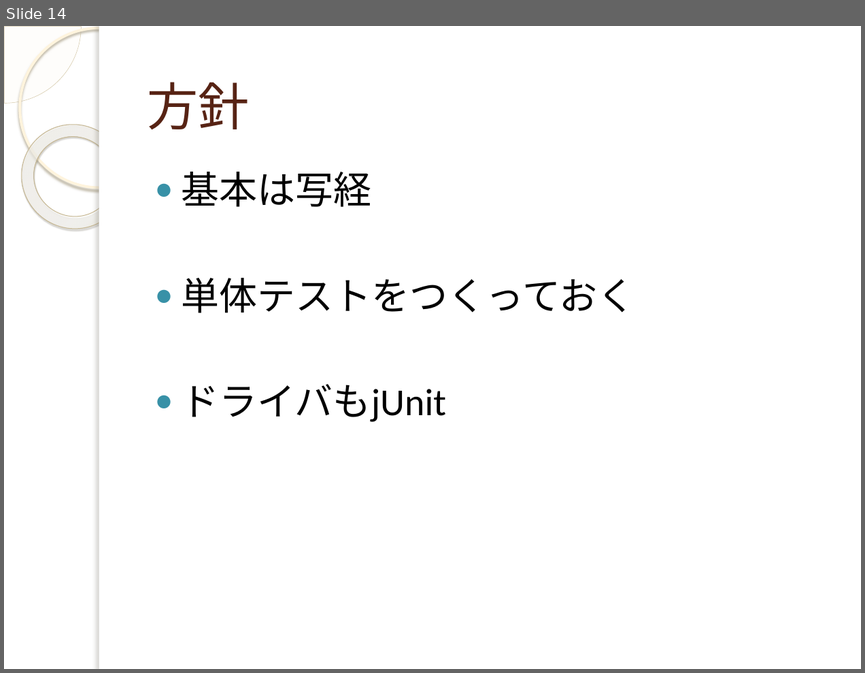
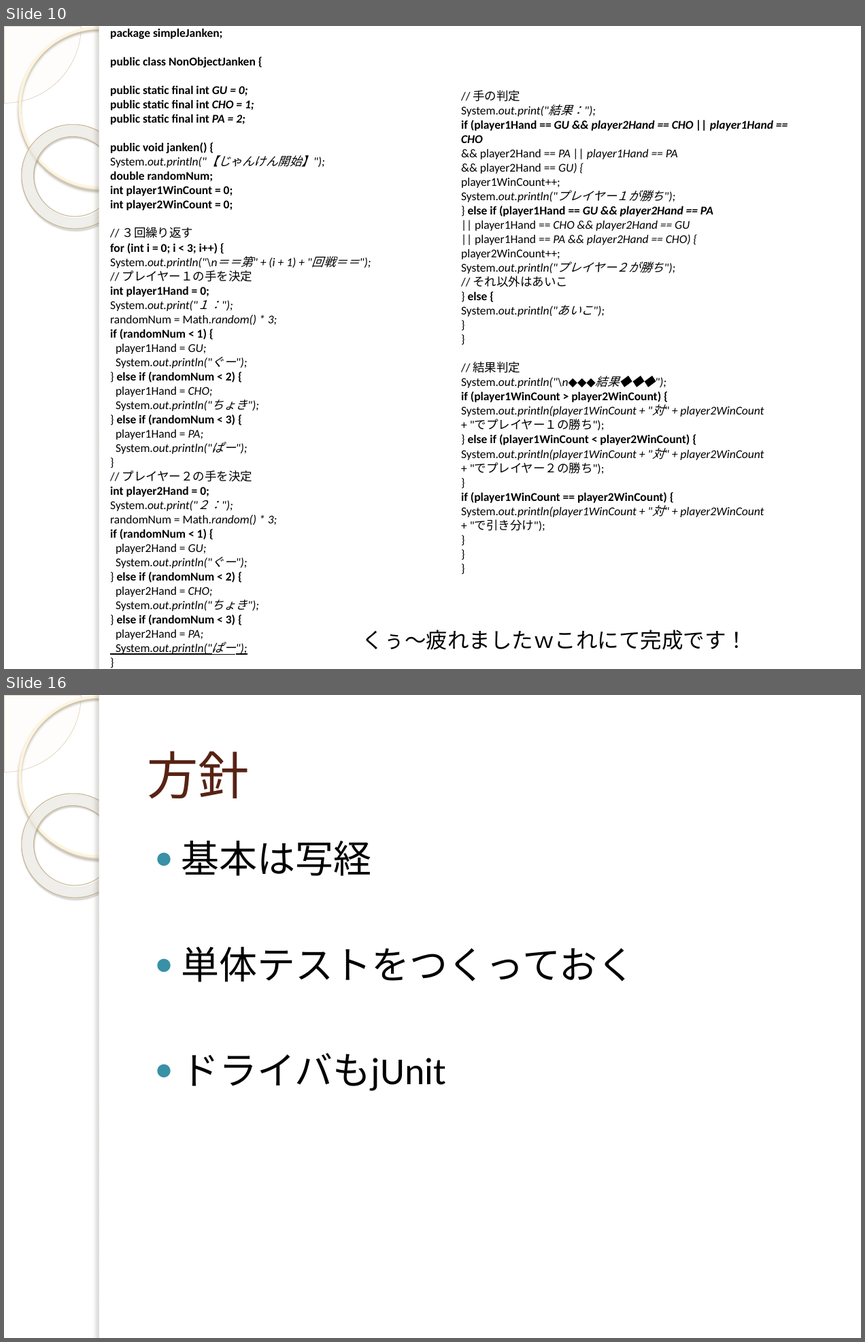
Before and after one commit to yuridonus/FEstudy, a slide deck: objectStudy.pptx. Shown one above the other, each under a label of ours: slide 14 before the commit, slides 10 and 16 after it; the slides between them are not shown. The pictures are 865x673 and 865x1342 pixels, drawn with LibreOffice and Linux fonts; fonts in the diff are those of the drawing; background and template pictures are left out. Boxes give left, top, right and bottom in pixels: in the first picture for what was removed or moved away, otherwise in the second. Text is boxed around its words. In the diff, an @@ line names an element or a change of style, - is before the commit and + after.

```diff
--- a/objectStudy.pptx
+++ b/objectStudy.pptx
@@ slide 10 added at (x1=4, y1=26, x2=861, y2=669), background picture (left out); not listed: 5 template elements that a slide beside it also shows @@
@@ text added at (x1=110, y1=28, x2=360, y2=654), 10 pt, text #000000 @@
+package simpleJanken;
+public class NonObjectJanken {
+public static final int GU = 0;
+public static final int CHO = 1;
+public static final int PA = 2;
+public void janken() {
+System.out.println("【じゃんけん開始】");
+double randomNum;
+int player1WinCount = 0;
+int player2WinCount = 0;
+// ３回繰り返す
+for (int i = 0; i < 3; i++) {
+System.out.println("\n＝＝第" + (i + 1) + "回戦＝＝");
+// プレイヤー１の手を決定
+int player1Hand = 0;
+System.out.print("１：");
+randomNum = Math.random() * 3;
+if (randomNum < 1) {
+player1Hand = GU;
+System.out.println("ぐー");
+} else if (randomNum < 2) {
+player1Hand = CHO;
+System.out.println("ちょき");
+} else if (randomNum < 3) {
+player1Hand = PA;
+System.out.println("ぱー");
+}
+// プレイヤー２の手を決定
+int player2Hand = 0;
+System.out.print("２：");
+randomNum = Math.random() * 3;
+if (randomNum < 1) {
+player2Hand = GU;
+System.out.println("ぐー");
+} else if (randomNum < 2) {
+player2Hand = CHO;
+System.out.println("ちょき");
+} else if (randomNum < 3) {
+player2Hand = PA;
+System.out.println("ぱー");
+}
@@ text added at (x1=461, y1=90, x2=773, y2=531), 10 pt, text #000000 @@
+// 手の判定
+System.out.print("結果：");
+if (player1Hand == GU && player2Hand == CHO || player1Hand == CHO
+&& player2Hand == PA || player1Hand == PA
+&& player2Hand == GU) {
+player1WinCount++;
+System.out.println("プレイヤー１が勝ち");
+} else if (player1Hand == GU && player2Hand == PA
+|| player1Hand == CHO && player2Hand == GU
+|| player1Hand == PA && player2Hand == CHO) {
+player2WinCount++;
+System.out.println("プレイヤー２が勝ち");
+// それ以外はあいこ
+} else {
+System.out.println("あいこ");
+}
+}
+// 結果判定
+System.out.println("\n◆◆◆結果◆◆◆");
+if (player1WinCount > player2WinCount) {
+System.out.println(player1WinCount + "対" + player2WinCount
++ "でプレイヤー１の勝ち");
+} else if (player1WinCount < player2WinCount) {
+System.out.println(player1WinCount + "対" + player2WinCount
++ "でプレイヤー２の勝ち");
+}
+if (player1WinCount == player2WinCount) {
+System.out.println(player1WinCount + "対" + player2WinCount
++ "で引き分け");
+}
+}
+}
@@ text added at (x1=362, y1=629, x2=747, y2=650), 18 pt, text #000000 @@
+くぅ～疲れましたｗこれにて完成です！
@@ what was slide 14 is now slide 16 @@
```
Also in this commit, not shown: 13 slides changed, 14 other slides added, 5 slides removed.
